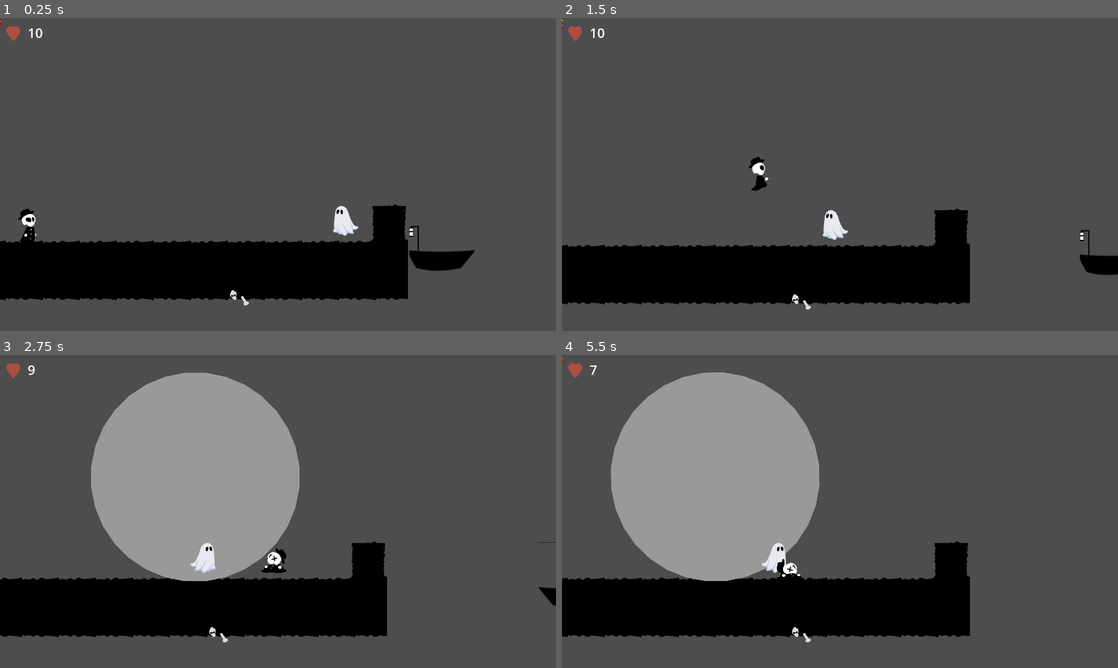
Above: before the commit, frames 1-4 (two rows, left to right).
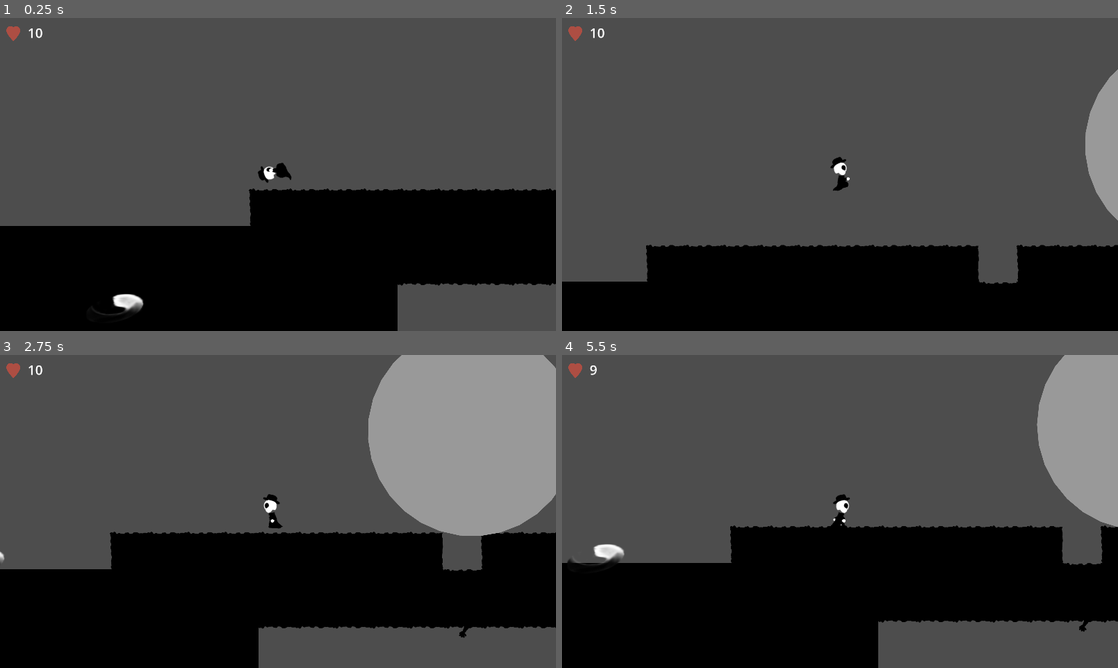
Above: after the commit, the same moments.

Repository: code-langba/you-game
Game: Godot game, scene res://scenes/levels/3.tscn
Same seed, same stepped clock (60 frames per second), same inputs: the game is played once before the commit and once after it. This scene is started directly instead of the project's main scene.
Inputs:
- Up to frame 1 (0.25 s): no input
- Up to frame 2 (1.5 s): tap Enter (ui_accept) at 0.5 s; hold D (move_right) from 0.53 s (still down); tap Space (jump) at 0.6, 0.77, 1.07, 1.35 s
- Up to frame 3 (2.75 s): tap Space (jump) at 1.52, 1.82, 2.1 s; release D (move_right) at 2.03 s; hold A (move_left) from 2.03 s (still down)
- Up to frame 4 (5.5 s): release A (move_left) at 2.78 s; hold D (move_right) 2.78-4.28 s; tap Space (jump) at 2.85, 3.02, 3.32, 3.6, 3.77, 4.07, 4.35, 4.52, 4.82, 5.1 s; hold A (move_left) 4.28-5.03 s; hold D (move_right) from 5.03 s (still down)

The runs differ from the first frame. In frame 1, 22% of the frame differs, in the area x 0-100%, y 0-100%; in frame 2, 18%; in frame 3, 54%; in frame 4, 46%.

Commit message:
s

Diff:
--- /dev/null
+++ b/globals/audio_manager.gd
@@ -0,0 +1,14 @@
+extends Node
+
+@onready var audio: AudioStreamPlayer2D = $Audio
+
+var is_playing = false
+# Called when the node enters the scene tree for the first time.
+func _ready() -> void:
+	pass # Replace with function body.
+
+func play(song:Variant):
+	audio.stream = song
+	audio.play()
+	is_playing = true
+	pass
--- /dev/null
+++ b/globals/audio_manager.tscn
@@ -0,0 +1,9 @@
+[gd_scene load_steps=2 format=3 uid="uid://dk4nh2l2bkqd1"]
+
+[ext_resource type="Script" path="res://globals/audio_manager.gd" id="1_ioiqs"]
+
+[node name="audio_manager" type="Node"]
+script = ExtResource("1_ioiqs")
+
+[node name="Audio" type="AudioStreamPlayer2D" parent="."]
+max_distance = 99999.0
--- a/project.godot
+++ b/project.godot
@@ -19,6 +19,7 @@
 
 PlayerManager="*res://globals/PlayerManager.gd"
 EventBus="*res://globals/EventBus.gd"
+AudioManager="*res://globals/audio_manager.tscn"
 
 [display]
 
--- /dev/null
+++ b/scenes/levels/1.gd
@@ -0,0 +1,9 @@
+extends Node2D
+
+
+@export var bgm: AudioStream
+
+# Called when the node enters the scene tree for the first time.
+func _ready() -> void:
+	if not AudioManager.is_playing:
+		AudioManager.play(bgm)
--- a/scenes/levels/1.tscn
+++ b/scenes/levels/1.tscn
@@ -1,6 +1,7 @@
-[gd_scene load_steps=10 format=4 uid="uid://bkrn3jpcmrwo0"]
+[gd_scene load_steps=12 format=4 uid="uid://bkrn3jpcmrwo0"]
 
 [ext_resource type="PackedScene" uid="uid://8twc8hxar5ua" path="res://scenes/levels/level.tscn" id="1_1e0av"]
+[ext_resource type="Script" path="res://scenes/levels/1.gd" id="2_t4h0w"]
 [ext_resource type="PackedScene" uid="uid://b87qi6jruyy1i" path="res://scenes/traps/falling_platform.tscn" id="4_76jwm"]
 [ext_resource type="PackedScene" uid="uid://4psc66kvofb8" path="res://scenes/levels/2.tscn" id="4_l0x5u"]
 [ext_resource type="PackedScene" uid="uid://dh7cb3a37dl7i" path="res://scenes/traps/spike.tscn" id="5_8yscw"]
@@ -9,8 +10,11 @@
 [ext_resource type="TileSet" uid="uid://ctm1d3b3gc8pp" path="res://resources/tilemap/background.tres" id="9_7pnl8"]
 [ext_resource type="PackedScene" uid="uid://uafq3xl0me7r" path="res://scenes/world/candle.tscn" id="9_ftwoo"]
 [ext_resource type="Texture2D" uid="uid://le1ymqok78be" path="res://asset/sprites/resources.png" id="10_2ctgp"]
+[ext_resource type="AudioStream" uid="uid://clgsyrgu7r54w" path="res://asset/music/bgm/1.mp3" id="10_65fjq"]
 
 [node name="1" instance=ExtResource("1_1e0av")]
+script = ExtResource("2_t4h0w")
+bgm = ExtResource("10_65fjq")
 
 [node name="Player" parent="." index="0"]
 position = Vector2(104, 840)
--- a/scenes/levels/2.tscn
+++ b/scenes/levels/2.tscn
@@ -1,8 +1,10 @@
-[gd_scene load_steps=17 format=4 uid="uid://4psc66kvofb8"]
+[gd_scene load_steps=19 format=4 uid="uid://4psc66kvofb8"]
 
 [ext_resource type="PackedScene" uid="uid://8twc8hxar5ua" path="res://scenes/levels/level.tscn" id="1_vasr2"]
+[ext_resource type="Script" path="res://scenes/levels/1.gd" id="2_jmpdd"]
 [ext_resource type="PackedScene" uid="uid://bmk8onibxyk57" path="res://scenes/levels/3.tscn" id="2_kghkq"]
 [ext_resource type="TileSet" uid="uid://ctm1d3b3gc8pp" path="res://resources/tilemap/background.tres" id="3_7lihg"]
+[ext_resource type="AudioStream" uid="uid://cp0rv4saf5bw5" path="res://asset/music/bgm/mystical.mp3" id="3_41qmk"]
 [ext_resource type="PackedScene" uid="uid://b87qi6jruyy1i" path="res://scenes/traps/falling_platform.tscn" id="3_h4p7e"]
 [ext_resource type="PackedScene" uid="uid://d4hnmq3wab6ci" path="res://scenes/traps/falling_spike.tscn" id="3_i4blj"]
 [ext_resource type="Texture2D" uid="uid://le1ymqok78be" path="res://asset/sprites/resources.png" id="4_fuv7a"]
@@ -33,6 +35,8 @@
 }]
 
 [node name="2" instance=ExtResource("1_vasr2")]
+script = ExtResource("2_jmpdd")
+bgm = ExtResource("3_41qmk")
 
 [node name="Player" parent="." index="0"]
 position = Vector2(214, 381)
--- a/scenes/levels/3.tscn
+++ b/scenes/levels/3.tscn
@@ -1,7 +1,9 @@
-[gd_scene load_steps=32 format=4 uid="uid://bmk8onibxyk57"]
+[gd_scene load_steps=34 format=4 uid="uid://bmk8onibxyk57"]
 
 [ext_resource type="PackedScene" uid="uid://8twc8hxar5ua" path="res://scenes/levels/level.tscn" id="1_rq4wt"]
+[ext_resource type="Script" path="res://scenes/levels/1.gd" id="2_5mopt"]
 [ext_resource type="Texture2D" uid="uid://le1ymqok78be" path="res://asset/sprites/resources.png" id="2_bchic"]
+[ext_resource type="AudioStream" uid="uid://ddroaggjrpm45" path="res://asset/music/bgm/3.ogg" id="3_ai0cw"]
 [ext_resource type="PackedScene" uid="uid://bkep8526t3g44" path="res://scenes/traps/better_moving_platform.tscn" id="4_mts20"]
 [ext_resource type="Script" path="res://scenes/util/position.gd" id="5_itdtf"]
 [ext_resource type="PackedScene" uid="uid://d3w8opvylbqii" path="res://scenes/enemies/grim.tscn" id="5_jleem"]
@@ -220,9 +222,11 @@
 }
 
 [node name="level" instance=ExtResource("1_rq4wt")]
+script = ExtResource("2_5mopt")
+bgm = ExtResource("3_ai0cw")
 
 [node name="Player" parent="." index="0"]
-position = Vector2(108, 652)
+position = Vector2(16228, -977)
 fall_gravity = 5000
 
 [node name="killzone" parent="." index="1"]
@@ -415,7 +419,7 @@
 ball = NodePath("../rolling_ball2")
 
 [node name="CollisionShape2D" type="CollisionShape2D" parent="Area2D" index="0"]
-position = Vector2(130, -49)
+position = Vector2(-111, -49)
 shape = SubResource("RectangleShape2D_8uasd")
 
 [node name="finish2" parent="." index="24" instance=ExtResource("14_apicr")]
--- a/scenes/levels/4.tscn
+++ b/scenes/levels/4.tscn
@@ -1,12 +1,15 @@
-[gd_scene load_steps=16 format=4 uid="uid://dmwhkhcbfhwfi"]
+[gd_scene load_steps=19 format=4 uid="uid://dmwhkhcbfhwfi"]
 
 [ext_resource type="PackedScene" uid="uid://8twc8hxar5ua" path="res://scenes/levels/level.tscn" id="1_edo13"]
 [ext_resource type="Texture2D" uid="uid://le1ymqok78be" path="res://asset/sprites/resources.png" id="2_27drq"]
 [ext_resource type="PackedScene" uid="uid://ciwfk8x8so5td" path="res://scenes/world/heart.tscn" id="2_oijpp"]
+[ext_resource type="Script" path="res://scenes/levels/1.gd" id="2_ss6r6"]
+[ext_resource type="AudioStream" uid="uid://drrm716sc47tm" path="res://asset/music/bgm/4.ogg" id="3_etc5n"]
 [ext_resource type="PackedScene" uid="uid://bpqvji5moc7y3" path="res://scenes/traps/invisible_box.tscn" id="4_0m3ev"]
 [ext_resource type="PackedScene" uid="uid://bdkcva20j8ym" path="res://scenes/enemies/walker.tscn" id="5_r51gs"]
 [ext_resource type="Script" path="res://scripts/world/ascend.gd" id="6_55bqg"]
 [ext_resource type="FontFile" uid="uid://bjnjpjqu0xki1" path="res://asset/fonts/PixelOperator8-Bold.ttf" id="7_cngk8"]
+[ext_resource type="AudioStream" uid="uid://dawtrf2xtubgp" path="res://asset/music/bgm/ascend.mp3" id="8_cyhvv"]
 [ext_resource type="PackedScene" uid="uid://bkq3rmhosw5j1" path="res://scenes/finish.tscn" id="8_knafx"]
 [ext_resource type="PackedScene" uid="uid://b7o63ahu5ny3l" path="res://scenes/main.tscn" id="9_1ag0o"]
 
@@ -129,12 +132,15 @@
 
 [node name="level" instance=ExtResource("1_edo13")]
 position = Vector2(6, 435)
+script = ExtResource("2_ss6r6")
+bgm = ExtResource("3_etc5n")
 
 [node name="Player" parent="." index="0"]
-position = Vector2(4439, -523)
+position = Vector2(9504, -404)
 
 [node name="Knight" parent="Player" index="1"]
 animation = &"idle"
+flip_h = true
 
 [node name="Camera2D" parent="Player" index="2"]
 offset = Vector2(0, -100)
@@ -161,19 +167,27 @@
 position = Vector2(5655, -106)
 is_friendly = true
 
-[node name="walker2" parent="." index="7" instance=ExtResource("5_r51gs")]
+[node name="walker5" parent="." index="7" instance=ExtResource("5_r51gs")]
+position = Vector2(5796, -106)
+is_friendly = true
+
+[node name="walker6" parent="." index="8" instance=ExtResource("5_r51gs")]
+position = Vector2(6211, -106)
+is_friendly = true
+
+[node name="walker2" parent="." index="9" instance=ExtResource("5_r51gs")]
 position = Vector2(5967, -106)
 is_friendly = true
 
-[node name="walker3" parent="." index="8" instance=ExtResource("5_r51gs")]
+[node name="walker3" parent="." index="10" instance=ExtResource("5_r51gs")]
 position = Vector2(6458, -106)
 is_friendly = true
 
-[node name="walker4" parent="." index="9" instance=ExtResource("5_r51gs")]
+[node name="walker4" parent="." index="11" instance=ExtResource("5_r51gs")]
 position = Vector2(6642, -106)
 is_friendly = true
 
-[node name="Change Process > Mode to Inherit to enable" type="StaticBody2D" parent="." index="10"]
+[node name="Change Process > Mode to Inherit to enable" type="StaticBody2D" parent="." index="12"]
 position = Vector2(6847, 96)
 collision_layer = 16
 collision_mask = 0
@@ -182,7 +196,7 @@
 position = Vector2(-27, -415)
 shape = SubResource("RectangleShape2D_au0k1")
 
-[node name="Change Process > Mode to Inherit to enable2" type="StaticBody2D" parent="." index="11"]
+[node name="Change Process > Mode to Inherit to enable2" type="StaticBody2D" parent="." index="13"]
 position = Vector2(5449, 87)
 collision_layer = 16
 collision_mask = 0
@@ -191,9 +205,10 @@
 position = Vector2(-27, -415)
 shape = SubResource("RectangleShape2D_au0k1")
 
-[node name="ascend" type="Area2D" parent="." index="12"]
+[node name="ascend" type="Area2D" parent="." index="14"]
 collision_mask = 2
 script = ExtResource("6_55bqg")
+ascend_bgm = ExtResource("8_cyhvv")
 
 [node name="CollisionShape2D" type="CollisionShape2D" parent="ascend" index="0"]
 position = Vector2(3553, 469)
@@ -207,7 +222,7 @@
 color = Color(0.0313726, 0.0313726, 0.0313726, 0.431373)
 metadata/_edit_lock_ = true
 
-[node name="credits" type="Node2D" parent="." index="13"]
+[node name="credits" type="Node2D" parent="." index="15"]
 
 [node name="Label" type="Label" parent="credits" index="0"]
 offset_left = 2660.0
@@ -294,11 +309,11 @@
 Spoiler alert: I love vampires and zombies"
 autowrap_mode = 2
 
-[node name="finish2" parent="." index="14" instance=ExtResource("8_knafx")]
+[node name="finish2" parent="." index="16" instance=ExtResource("8_knafx")]
 position = Vector2(3400, -3366)
 next_level = ExtResource("9_1ag0o")
 
-[node name="heart" parent="." index="15" instance=ExtResource("2_oijpp")]
+[node name="heart" parent="." index="17" instance=ExtResource("2_oijpp")]
 position = Vector2(9185, 35)
 collision_layer = 1
 collision_mask = 2
--- a/scripts/finish.gd
+++ b/scripts/finish.gd
@@ -8,6 +8,7 @@
 
 func on_level_complete(_body: Node2D) -> void:
 	PlayerManager.reset_checkpoint()
+	AudioManager.is_playing = false
 	call_deferred("load_next_level")
 
 func load_next_level():
--- a/scripts/world/ascend.gd
+++ b/scripts/world/ascend.gd
@@ -1,9 +1,12 @@
 extends Area2D
 
+@export var ascend_bgm: AudioStream
 # Called when the node enters the scene tree for the first time.
 func _ready() -> void:
 	body_entered.connect(ascend_player)
 	pass # Replace with function body.
 
 func ascend_player(_body:Node2D):
+	AudioManager.is_playing = false
+	AudioManager.play(ascend_bgm)
 	EventBus.ascend.emit()
Not shown, added: asset/music/bgm/1.mp3.import
Not shown, added: asset/music/bgm/3.ogg.import
Not shown, added: asset/music/bgm/4.ogg.import
Not shown, added: asset/music/bgm/ascend.mp3.import
Not shown, added: asset/music/bgm/mystical.mp3.import
Not shown, added: asset/music/bgm/1.mp3
Not shown, added: asset/music/bgm/3.ogg
Not shown, added: asset/music/bgm/4.ogg
Not shown, added: asset/music/bgm/ascend.mp3
Not shown, added: asset/music/bgm/mystical.mp3
